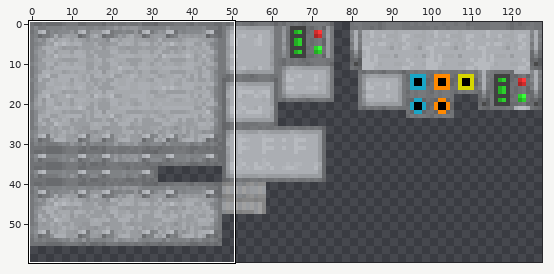
One commit to this sprite sheet: src/main/resources/assets/advancedrocketry/textures/models/chemicalreactor.png. The first picture is a wide view before the edit; the outline marks the close-up.
Close-up. The starting point:
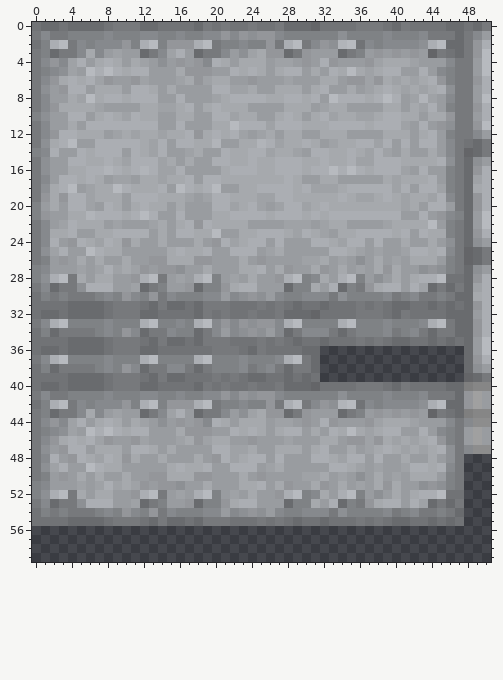
The file is 128x64 pixels. Colours within 5 levels of each other are drawn and written as one. Shown: x 0..50, y 0..59. The wide view leaves out empty margins.
The same view after the edit:
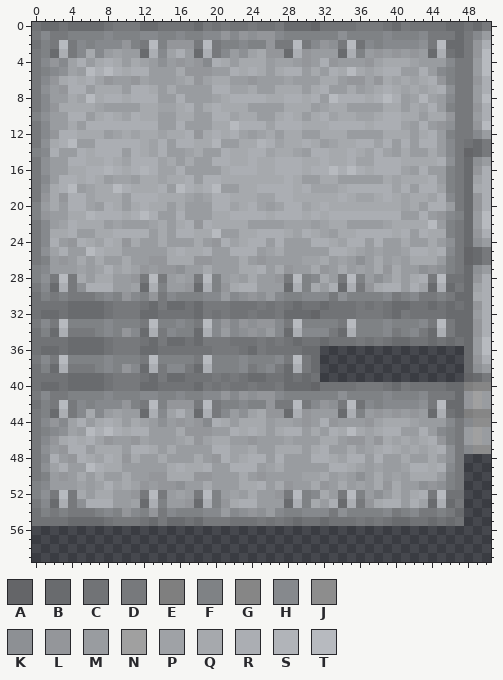
Palette (. is transparent): A #646568  B #696b6e  C #717376  D #77797c  E #7f7f7f  F #7f8285  G #868686  H #86898d  J #8d8d8d  K #8d9094  L #94969a  M #999ca0  N #a0a0a0  P #9fa2a6  Q #a6a9ad  R #abaeb3  S #b1b4b9  T #b7babf
Diff:
The author changed colour A to colour B in row 3 at x 44; in row 43 at x 44.
The author changed colour R to colour D in row 2 at x 2, 12, 18, 28 and 44; in row 28 at x 2, 12, 18, 28, 34 and 44; in row 33 at x 2, 12, 18, 28, 34 and 44; in row 37 at x 2, 12, 18 and 28; in row 42 at x 2, 12, 18, 28 and 44; in row 52 at x 2, 12, 18, 28, 34 and 44.
The author changed colour S to colour D in row 2 at x 34; in row 42 at x 34.
The author changed colour D to colour R in row 3 at x 3, 13, 19, 29, 35 and 45; in row 29 at x 3, 13 and 45; in row 34 at x 3, 13, 19, 29, 35 and 45; in row 38 at x 3, 13, 19 and 29; in row 43 at x 3, 13, 19, 29, 35 and 45; in row 53 at x 3, 13 and 45.
The author changed colour F to colour R in row 29 at x 19, 29 and 35; in row 53 at x 19, 29 and 35.
